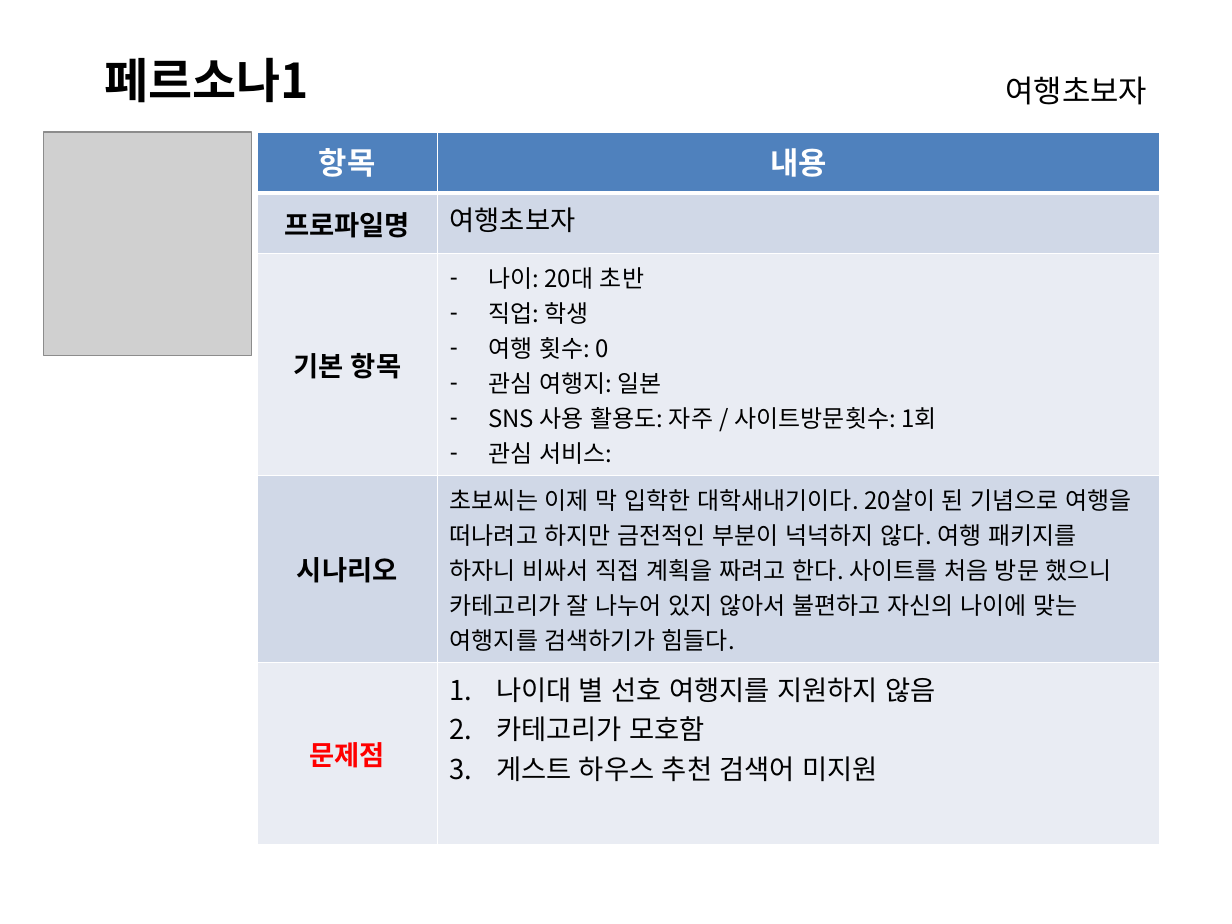
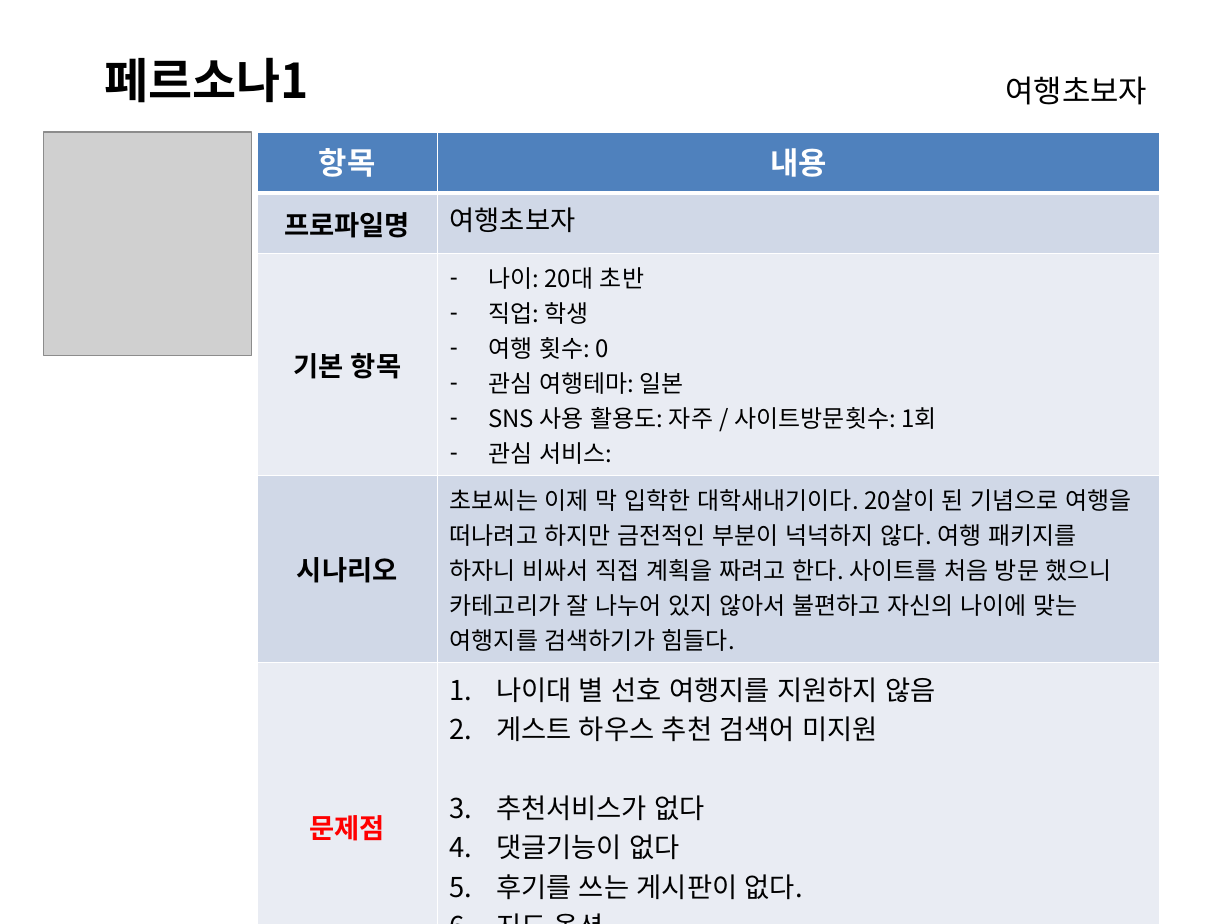
Before and after one commit to gaeunPark/portfolio_actifact, a slide deck: slide 5 of 4.기획/페르소나 분석_박가은.pptx. Drawn at 1232x924 pixels with LibreOffice and Linux fonts; fonts in the diff are those of the drawing; grey boxes stand for pictures. Boxes give left, top, right and bottom in pixels: in the first picture for what was removed or moved away, otherwise in the second. Text is boxed around its words. In the diff, an @@ line names an element or a change of style, - is before the commit and + after.

```diff
--- a/4.기획/페르소나 분석_박가은.pptx
+++ b/4.기획/페르소나 분석_박가은.pptx
@@ table at bbox=[257, 132, 1159, 909] @@
-row 3, column 2: 나이: 20대 초반 / 직업: 학생 / 여행 횟수: 0 / 관심 여행지: 일본 / SNS 사용 활용도: 자주 / 사이트방문횟수: 1회 / 관심 서비스:
+row 3, column 2: 나이: 20대 초반 / 직업: 학생 / 여행 횟수: 0 / 관심 여행테마: 일본 / SNS 사용 활용도: 자주 / 사이트방문횟수: 1회 / 관심 서비스:
-row 5, column 2: 나이대 별 선호 여행지를 지원하지 않음 / 카테고리가 모호함 / 게스트 하우스 추천 검색어 미지원
+row 5, column 2: 나이대 별 선호 여행지를 지원하지 않음 / 게스트 하우스 추천 검색어 미지원 / 추천서비스가 없다 / 댓글기능이 없다 / 후기를 쓰는 게시판이 없다. / 지도 옵션
```
Also in this commit, not shown: 2 other slides changed, 28 other files.
